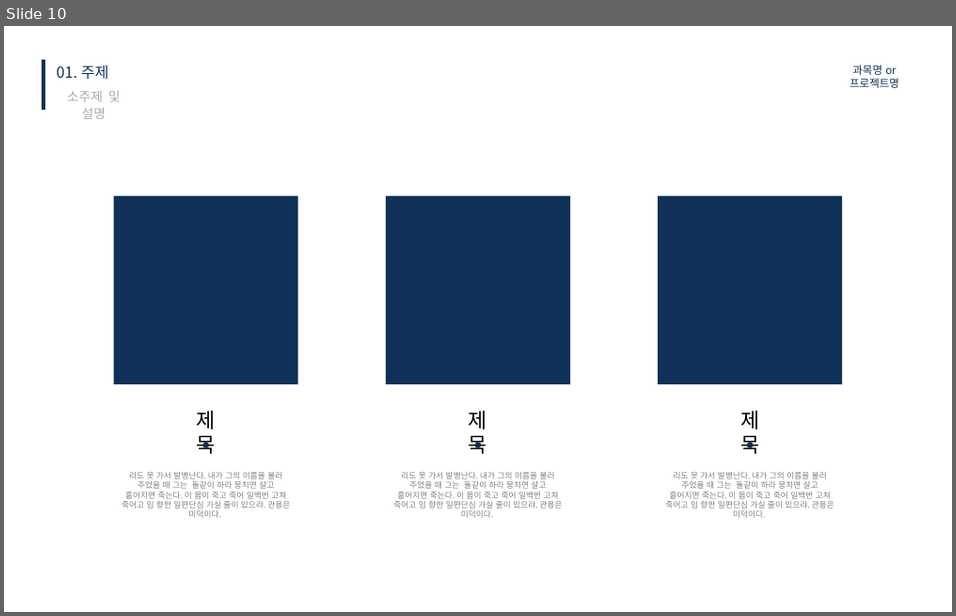
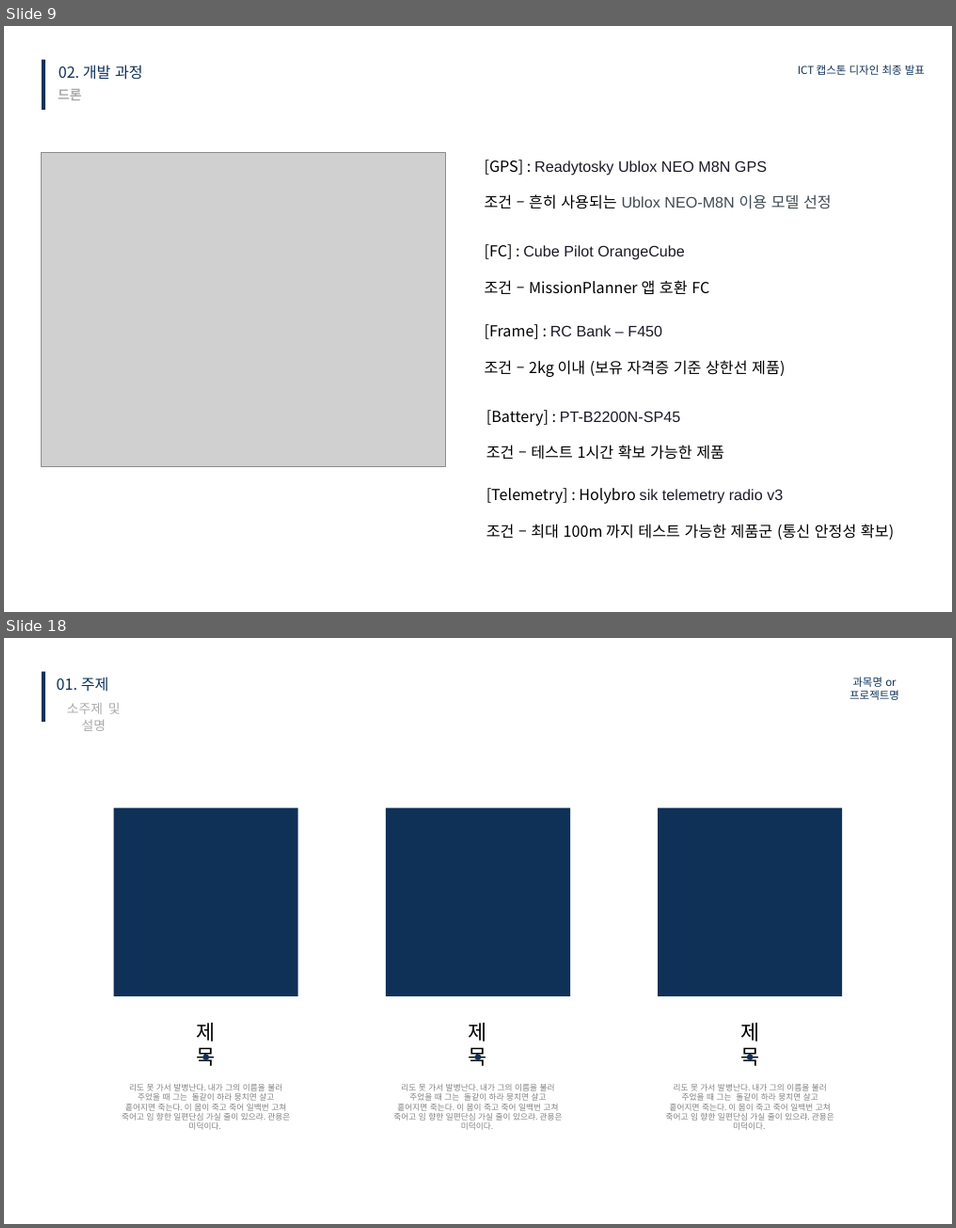
Before and after one commit to kimkyowon/Capstone_Design, a slide deck: 1.PrecisionLandingModule/1.ReasearchNote/FinalReport/캡스톤디자인 최종 발표 ICT융합학부 2018045323 김교원.pptx. Shown one above the other, each under a label of ours: slide 10 before the commit, slides 9 and 18 after it; the slides between them are not shown. The pictures are 956x616 and 956x1228 pixels, drawn with LibreOffice and Linux fonts; fonts in the diff are those of the drawing; grey boxes stand for pictures. Boxes give left, top, right and bottom in pixels: in the first picture for what was removed or moved away, otherwise in the second. Text is boxed around its words. In the diff, an @@ line names an element or a change of style, - is before the commit and + after.

```diff
--- a/1.PrecisionLandingModule/1.ReasearchNote/FinalReport/캡스톤디자인 최종 발표 ICT융합학부 2018045323 김교원.pptx
+++ b/1.PrecisionLandingModule/1.ReasearchNote/FinalReport/캡스톤디자인 최종 발표 ICT융합학부 2018045323 김교원.pptx
@@ slide 9 added at (x1=4, y1=26, x2=952, y2=612), background #FFFFFF @@
@@ rectangle added at (x1=42, y1=60, x2=45, y2=110), fill #0F3158 @@
@@ text added at (x1=59, y1=65, x2=143, y2=80), 14 pt, text #0F3158 @@
+02. 개발 과정
@@ text added at (x1=797, y1=65, x2=924, y2=75), 10 pt, text #0F3158 @@
+ICT 캡스톤 디자인 최종 발표
@@ text added at (x1=58, y1=89, x2=81, y2=100), 12 pt, text #A9AAAA, bold @@
+드론
@@ picture added at (x1=42, y1=153, x2=445, y2=466) @@
@@ text added at (x1=484, y1=159, x2=831, y2=209), 14 pt, text #1A1926 @@
+[GPS] : Readytosky Ublox NEO M8N GPS
+조건 – 흔히 사용되는 Ublox NEO-M8N 이용 모델 선정
@@ text added at (x1=484, y1=244, x2=709, y2=294), 14 pt, text #000000 @@
+[FC] : Cube Pilot OrangeCube
+조건 – MissionPlanner 앱 호환 FC
@@ text added at (x1=484, y1=324, x2=784, y2=377), 14 pt, text #000000 @@
+[Frame] : RC Bank – F450
+조건 – 2kg 이내 (보유 자격증 기준 상한선 제품)
@@ text added at (x1=486, y1=410, x2=724, y2=459), 14 pt, text #000000 @@
+[Battery] : PT-B2200N-SP45
+조건 – 테스트 1시간 확보 가능한 제품
@@ text added at (x1=486, y1=488, x2=893, y2=539), 14 pt, text #000000 @@
+[Telemetry] : Holybro sik telemetry radio v3
+조건 – 최대 100m 까지 테스트 가능한 제품군 (통신 안정성 확보)
@@ what was slide 10 is now slide 18 @@
```
Also in this commit, not shown: 2 slides changed, 11 other slides added, 5 slides removed, 3 other files.
